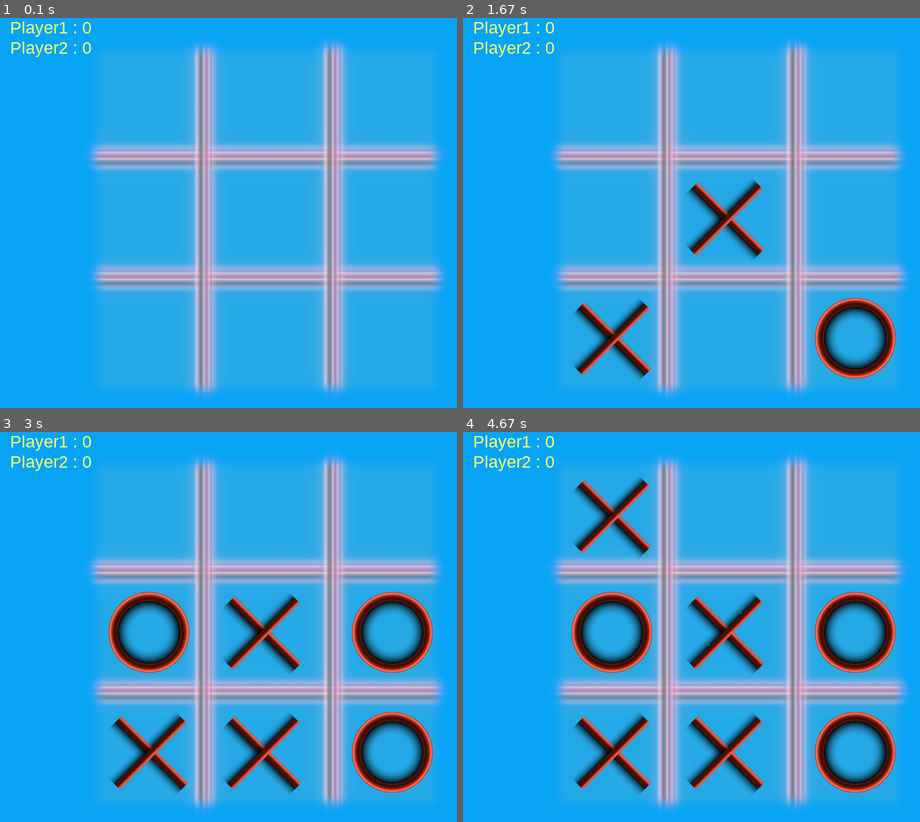
Above: before the commit, frames 1-4 (two rows, left to right).
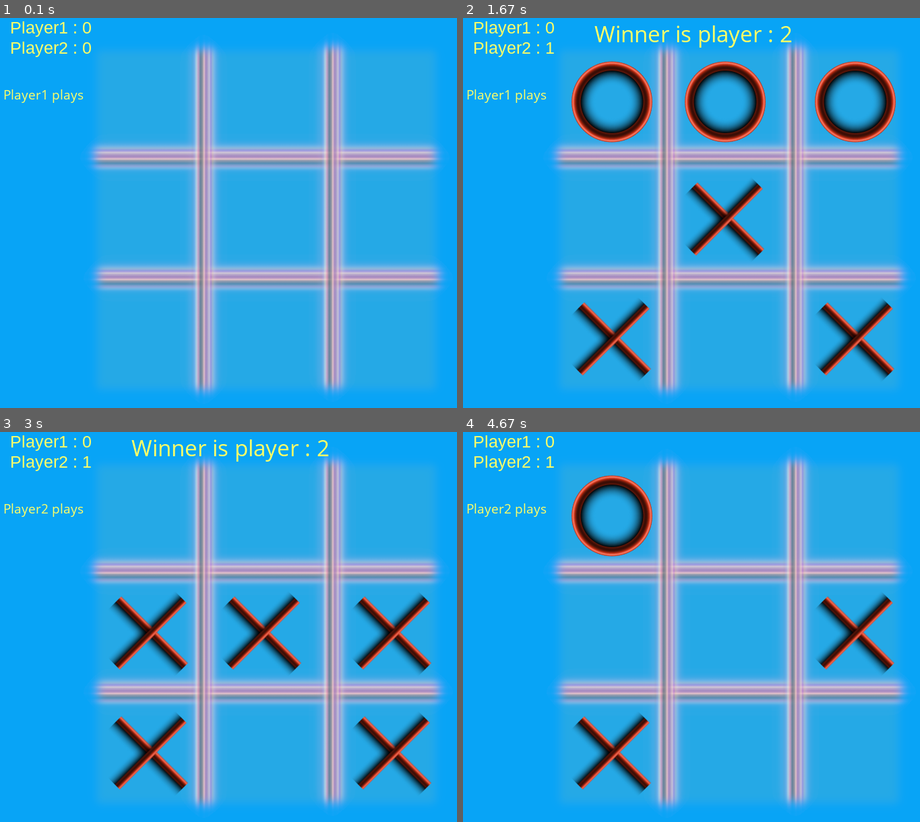
Above: after the commit, the same moments.

Repository: regismeyssonnier/PyGame
Game: pygame game, started from TicTacToe/tictac.py
Same seed, same stepped clock (60 frames per second), same inputs: the game is played once before the commit and once after it.
Inputs (mouse positions are in pixels of both pictures, inside the frame that each line leads up to):
- Up to frame 1 (0.1 s): no input
- Up to frame 2 (1.67 s): press the mouse at (732, 248) at 0.37 s; move the mouse to (664, 236) at 0.47 s; release the mouse at (600, 224) at 0.6 s; press the mouse at (851, 337) at 0.7 s; move the mouse to (865, 294) at 0.8 s; release the mouse at (883, 252) at 0.93 s; tap B at 1 s; click (627, 298) at 1.38 s
- Up to frame 3 (3 s): press the mouse at (388, 630) at 1.7 s; move the mouse to (420, 673) at 1.8 s; release the mouse at (456, 712) at 1.93 s; click (269, 751) at 2.05 s; tap U at 2.33 s; click (146, 630) at 2.72 s
- Up to frame 4 (4.67 s): click (732, 751) at 3.05 s; hold R 3.33-3.8 s; press the mouse at (609, 751) at 3.87 s; move the mouse to (618, 623) at 3.97 s; release the mouse at (627, 494) at 4.1 s; press the mouse at (609, 513) at 4.2 s; move the mouse to (641, 545) at 4.3 s; release the mouse at (668, 576) at 4.43 s; press the mouse at (851, 630) at 4.53 s; move the mouse to (874, 669) at 4.63 s

The runs differ from the first frame. In frame 1, 0.2% of the frame differs, in the area x 0-19%, y 18-22%; in frame 2, 9.9%; in frame 3, 11%; in frame 4, 13%, in the area x 0-95%, y 6-93%.

Commit message:
Add files via upload

Diff:
--- /dev/null
+++ b/TicTacToe/Boss.py
@@ -0,0 +1,75 @@
+from Player import *
+from grid import *
+import random
+
+class Boss(Player):
+
+    def __init__(self, type):
+        Player.__init__(self,type)
+
+
+
+    def compute_game(self, grid, depth, alpha, beta, minmax):
+        #grid.display()
+
+        winner = grid.analyze_grid()
+
+
+        if winner == 2:
+            return 100
+        elif winner == 1:
+            return -100
+        elif winner == 3:
+            return  0
+
+
+        score = 0
+        ind = 0
+        if minmax:
+            score = -float('inf')
+            indice = []
+            indice = grid.get_possible_move(indice)
+            for i in indice:
+
+                copy_grid = []
+                grid.get_copy(copy_grid)
+                new_grid = Grid()
+                new_grid.set_case(copy_grid)
+                new_grid.set_case_occupied(i, 2)
+
+
+                s  = self.compute_game(new_grid, depth-1, alpha, beta, not minmax)
+                if score < s:
+                    score = s
+
+                if score >= beta:
+                    return score
+                alpha = max(alpha, score)
+
+            return score
+
+        else:
+            score = float('inf')
+            indice = []
+            indice = grid.get_possible_move(indice)
+            for i in indice:
+
+                copy_grid = []
+                grid.get_copy(copy_grid)
+                new_grid = Grid()
+                new_grid.set_case(copy_grid)
+                new_grid.set_case_occupied(i, 1)
+
+
+                s= self.compute_game(new_grid, depth-1, alpha, beta, not minmax)
+                if score > s:
+                    score = s
+
+                if score <= alpha:
+                    return score
+                beta = min(beta, score)
+
+            return score
+
+
+        return score
--- a/TicTacToe/grid.py
+++ b/TicTacToe/grid.py
@@ -4,6 +4,10 @@
 
     def __init__(self):
         self.case = [0]*9
+
+    def set_case(self, case):
+        for i in range(9):
+            self.case[i] = case[i]
 
     def get_case_occupied(self, i):
         return self.case[i]
@@ -29,6 +33,9 @@
         if self.case[2] == num and self.case[4] == num and self.case[6] == num:
             return 1
 
+        return 0
+
+
     def test_nullmatch(self):
         nullmatch = 1
         for i in range(9):
@@ -44,3 +51,130 @@
         if p2: return 2
         if nullmatch: return 3
         return -1
+
+    def get_score(self, type):
+        score = 0
+        for i in range(3):
+            c= 1
+            for j in range(3):
+                if self.case[i*3+j] == type:
+                    c*=2
+
+            score += c
+
+        for j in range(3):
+            c= 1
+            for i in range(3):
+                if self.case[i*3+j] == type:
+                    c*=2
+
+            score += c
+
+        j = 0
+        for i in range(3):
+            c = 1
+            if self.case[i*3+j] == type:
+                    c*=2
+
+            score += c
+            j+=1
+
+        j = 3
+        for i in range(3):
+            c = 1
+            if self.case[i*3+j] == type:
+                    c*=2
+
+            score += c
+            j-=1
+
+        return score
+
+    def get_score_def(self, typea):
+        score = 0
+        id = -1
+        for i in range(3):
+            c= 0
+            empty = 0
+            for j in range(3):
+                if self.case[i*3+j] == typea:
+                    empty = 1
+                    id = i*3+j
+                    c+=1
+
+            if c == 2:
+                score += 10000
+
+        for j in range(3):
+            c= 0
+            empty = 0
+
+            for i in range(3):
+
+                if self.case[i*3+j] == typea:
+                    empty = 1
+                    id = i*3+j
+                    c+=1
+
+            if c == 2:
+                score += 10000
+
+        j = 0
+        empty = 0
+        c=0
+        for i in range(3):
+
+            if self.case[i*3+j] == typea:
+                empty = 1
+                id = i*3+j
+                c+=1
+
+            j+=1
+        if c == 2:
+            score += 10000
+
+        j = 3
+        empty = 0
+        c=0
+        for i in range(3):
+
+            if self.case[i*3+j] == typea:
+                empty = 1
+                id = i*3+j
+                c+=1
+
+            j-=1
+
+        if c == 2:
+                score += 10000
+
+        return score
+
+
+    def get_copy(self, c):
+        for i in range(9):
+            c.append(self.case[i])
+
+    def get_full(self):
+        full = 1
+        for i in range(9):
+            if self.case[i] == 0:
+                full = 0
+
+        return full
+
+    def get_possible_move(self, indice):
+
+        for i in range(9):
+            if self.case[i] == 0:
+                indice.append(i)
+
+        return indice
+
+    def display(self):
+        s = ""
+        for i in range(3):
+            s=""
+            for j in range(3):
+                s += str(self.case[i*3+j])
+            print (s)
--- a/TicTacToe/tictac.py
+++ b/TicTacToe/tictac.py
@@ -7,6 +7,7 @@
 from cross import *
 from circle import *
 from Player import *
+from Boss import *
 
 pygame.init()
 
@@ -34,7 +35,7 @@
 
 font_style = pygame.font.SysFont("bahnschrift", 25)
 score_font = pygame.font.SysFont("comicsansms", 35)
-speed_font = pygame.font.SysFont("comicsansms", 100)
+speed_font = pygame.font.SysFont("comicsansms", 21)
 
 
 def display_win(num):
@@ -51,6 +52,12 @@
 	value = font_style.render("Player2 : " + str(scorep2), True, yellow)
 	screen.blit(value, [20, 30])
 
+def display_who_play(alt):
+	if alt:
+		value = speed_font.render("Player1 plays", True, yellow)
+	else:
+		value = speed_font.render("Player2 plays", True, yellow)
+	screen.blit(value, [10, 100])
 
 def gameloop():
 
@@ -63,6 +70,11 @@
 	there_is_winner = 0
 	WINNER = -1
 	scorep1 = scorep2 = 0
+	boss = True
+	start_game= True
+	first_move = 0
+
+	bosspl = Boss(2)
 
 	add_case = -1
 	cross = []
@@ -117,93 +129,178 @@
 					#case 6  154, 404 /288, 549
 					#case 7  322, 404 /484, 549
 					#case 8  515, 404 /647, 549
-					if mc[0] >= 154 and mc[0] <= 288 and mc[1] >= 53 and mc[1] <= 189:
-						if grid.get_case_occupied(0) == 0:
-							if alt:
-								grid.set_case_occupied(0, 1)
-								player1.cross.append(0)
-							else:
-								grid.set_case_occupied(0, 2)
-								player2.circle.append(0)
-							alt = not alt
-					elif mc[0] >= 322 and mc[0] <= 484 and mc[1] >= 53 and mc[1] <= 189:
-						if grid.get_case_occupied(1) == 0:
-							if alt:
-								grid.set_case_occupied(1, 1)
-								player1.cross.append(1)
-							else:
-								grid.set_case_occupied(1, 2)
-								player2.circle.append(1)
-							alt = not alt
-					elif mc[0] >= 515 and mc[0] <= 647 and mc[1] >= 53 and mc[1] <= 189:
-						if grid.get_case_occupied(2) == 0:
-							if alt:
-								grid.set_case_occupied(2, 1)
-								player1.cross.append(2)
-							else:
-								grid.set_case_occupied(2, 2)
-								player2.circle.append(2)
-							alt = not alt
-					elif mc[0] >= 154 and mc[0] <= 288 and mc[1] >= 226 and mc[1] <= 369:
-						if grid.get_case_occupied(3) == 0:
-							if alt:
-								grid.set_case_occupied(3, 1)
-								player1.cross.append(3)
-							else:
-								grid.set_case_occupied(3, 2)
-								player2.circle.append(3)
-							alt = not alt
-					elif mc[0] >= 322 and mc[0] <= 484 and mc[1] >= 226 and mc[1] <= 369:
-						if grid.get_case_occupied(4) == 0:
-							if alt:
-								grid.set_case_occupied(4, 1)
-								player1.cross.append(4)
-							else:
-								grid.set_case_occupied(4, 2)
-								player2.circle.append(4)
-							alt = not alt
-					elif mc[0] >= 515 and mc[0] <= 647 and mc[1] >= 226 and mc[1] <= 369:
-						if grid.get_case_occupied(5) == 0:
-							if alt:
-								grid.set_case_occupied(5, 1)
-								player1.cross.append(5)
-							else:
-								grid.set_case_occupied(5, 2)
-								player2.circle.append(5)
-							alt = not alt
-					elif mc[0] >= 154 and mc[0] <= 288 and mc[1] >= 404 and mc[1] <= 549:
-						if grid.get_case_occupied(6) == 0:
-							if alt:
-								grid.set_case_occupied(6, 1)
-								player1.cross.append(6)
-							else:
-								grid.set_case_occupied(6, 2)
-								player2.circle.append(6)
-							alt = not alt
-					elif mc[0] >= 322 and mc[0] <= 484 and mc[1] >= 404 and mc[1] <= 549:
-						if grid.get_case_occupied(7) == 0:
-							if alt:
-								grid.set_case_occupied(7, 1)
-								player1.cross.append(7)
-							else:
-								grid.set_case_occupied(7, 2)
-								player2.circle.append(7)
-							alt = not alt
-					elif mc[0] >= 515 and mc[0] <= 647 and mc[1] >= 404 and mc[1] <= 549:
-						if grid.get_case_occupied(8) == 0:
-							if alt:
-								grid.set_case_occupied(8, 1)
-								player1.cross.append(8)
-							else:
-								grid.set_case_occupied(8, 2)
-								player2.circle.append(8)
-							alt = not alt
+					if not boss:
+						if mc[0] >= 154 and mc[0] <= 288 and mc[1] >= 53 and mc[1] <= 189:
+							if grid.get_case_occupied(0) == 0:
+								if alt:
+									grid.set_case_occupied(0, 1)
+									player1.cross.append(0)
+									first_move = 1
+								else:
+									grid.set_case_occupied(0, 2)
+									player2.circle.append(0)
+								alt = not alt
+						elif mc[0] >= 322 and mc[0] <= 484 and mc[1] >= 53 and mc[1] <= 189:
+							if grid.get_case_occupied(1) == 0:
+								if alt:
+									grid.set_case_occupied(1, 1)
+									player1.cross.append(1)
+									first_move = 1
+								else:
+									grid.set_case_occupied(1, 2)
+									player2.circle.append(1)
+								alt = not alt
+						elif mc[0] >= 515 and mc[0] <= 647 and mc[1] >= 53 and mc[1] <= 189:
+							if grid.get_case_occupied(2) == 0:
+								if alt:
+									grid.set_case_occupied(2, 1)
+									player1.cross.append(2)
+									first_move = 1
+								else:
+									grid.set_case_occupied(2, 2)
+									player2.circle.append(2)
+								alt = not alt
+						elif mc[0] >= 154 and mc[0] <= 288 and mc[1] >= 226 and mc[1] <= 369:
+							if grid.get_case_occupied(3) == 0:
+								if alt:
+									grid.set_case_occupied(3, 1)
+									player1.cross.append(3)
+									first_move = 1
+								else:
+									grid.set_case_occupied(3, 2)
+									player2.circle.append(3)
+								alt = not alt
+						elif mc[0] >= 322 and mc[0] <= 484 and mc[1] >= 226 and mc[1] <= 369:
+							if grid.get_case_occupied(4) == 0:
+								if alt:
+									grid.set_case_occupied(4, 1)
+									player1.cross.append(4)
+									first_move = 1
+								else:
+									grid.set_case_occupied(4, 2)
+									player2.circle.append(4)
+								alt = not alt
+						elif mc[0] >= 515 and mc[0] <= 647 and mc[1] >= 226 and mc[1] <= 369:
+							if grid.get_case_occupied(5) == 0:
+								if alt:
+									grid.set_case_occupied(5, 1)
+									player1.cross.append(5)
+									first_move = 1
+								else:
+									grid.set_case_occupied(5, 2)
+									player2.circle.append(5)
+								alt = not alt
+						elif mc[0] >= 154 and mc[0] <= 288 and mc[1] >= 404 and mc[1] <= 549:
+							if grid.get_case_occupied(6) == 0:
+								if alt:
+									grid.set_case_occupied(6, 1)
+									player1.cross.append(6)
+									first_move = 1
+								else:
+									grid.set_case_occupied(6, 2)
+									player2.circle.append(6)
+								alt = not alt
+						elif mc[0] >= 322 and mc[0] <= 484 and mc[1] >= 404 and mc[1] <= 549:
+							if grid.get_case_occupied(7) == 0:
+								if alt:
+									grid.set_case_occupied(7, 1)
+									player1.cross.append(7)
+									first_move = 1
+								else:
+									grid.set_case_occupied(7, 2)
+									player2.circle.append(7)
+								alt = not alt
+						elif mc[0] >= 515 and mc[0] <= 647 and mc[1] >= 404 and mc[1] <= 549:
+							if grid.get_case_occupied(8) == 0:
+								if alt:
+									grid.set_case_occupied(8, 1)
+									player1.cross.append(8)
+									first_move = 1
+								else:
+									grid.set_case_occupied(8, 2)
+									player2.circle.append(8)
+								alt = not alt
+					else:
+						if mc[0] >= 154 and mc[0] <= 288 and mc[1] >= 53 and mc[1] <= 189:
+							if grid.get_case_occupied(0) == 0:
+								if alt:
+									grid.set_case_occupied(0, 1)
+									player1.cross.append(0)
+									first_move = 1
+
+								alt = not alt
+						elif mc[0] >= 322 and mc[0] <= 484 and mc[1] >= 53 and mc[1] <= 189:
+							if grid.get_case_occupied(1) == 0:
+								if alt:
+									grid.set_case_occupied(1, 1)
+									player1.cross.append(1)
+									first_move = 1
+
+								alt = not alt
+						elif mc[0] >= 515 and mc[0] <= 647 and mc[1] >= 53 and mc[1] <= 189:
+							if grid.get_case_occupied(2) == 0:
+								if alt:
+									grid.set_case_occupied(2, 1)
+									player1.cross.append(2)
+									first_move = 1
+
+								alt = not alt
+						elif mc[0] >= 154 and mc[0] <= 288 and mc[1] >= 226 and mc[1] <= 369:
+							if grid.get_case_occupied(3) == 0:
+								if alt:
+									grid.set_case_occupied(3, 1)
+									player1.cross.append(3)
+									first_move = 1
+
+								alt = not alt
+						elif mc[0] >= 322 and mc[0] <= 484 and mc[1] >= 226 and mc[1] <= 369:
+							if grid.get_case_occupied(4) == 0:
+								if alt:
+									grid.set_case_occupied(4, 1)
+									player1.cross.append(4)
+									first_move = 1
+
+								alt = not alt
+						elif mc[0] >= 515 and mc[0] <= 647 and mc[1] >= 226 and mc[1] <= 369:
+							if grid.get_case_occupied(5) == 0:
+								if alt:
+									grid.set_case_occupied(5, 1)
+									player1.cross.append(5)
+									first_move = 1
+
+								alt = not alt
+						elif mc[0] >= 154 and mc[0] <= 288 and mc[1] >= 404 and mc[1] <= 549:
+							if grid.get_case_occupied(6) == 0:
+								if alt:
+									grid.set_case_occupied(6, 1)
+									player1.cross.append(6)
+									first_move = 1
+
+								alt = not alt
+						elif mc[0] >= 322 and mc[0] <= 484 and mc[1] >= 404 and mc[1] <= 549:
+							if grid.get_case_occupied(7) == 0:
+								if alt:
+									grid.set_case_occupied(7, 1)
+									player1.cross.append(7)
+									first_move = 1
+
+								alt = not alt
+						elif mc[0] >= 515 and mc[0] <= 647 and mc[1] >= 404 and mc[1] <= 549:
+							if grid.get_case_occupied(8) == 0:
+								if alt:
+									grid.set_case_occupied(8, 1)
+									player1.cross.append(8)
+									first_move = 1
+
+								alt = not alt
+
+
 
 			if event.type == pygame.MOUSEBUTTONUP:
 				pass
 			if event.type == pygame.MOUSEMOTION:
 				mc = pygame.mouse.get_pos()
-				print(str(mc[0]) + " " + str(mc[1]))
+				#print(str(mc[0]) + " " + str(mc[1]))
 
 			if event.type == pygame.KEYDOWN:
 				if event.key == pygame.K_r:
@@ -211,33 +308,22 @@
 						grid = Grid()
 						player1 = Player(1)
 						player2 = Player(2)
+						bosspl = Boss(2)
 						there_is_winner = 0
 						WINNER = -1
-
+						start_game = True
+						first_move = 0
+
+				if event.key == pygame.K_b:
+					if not first_move:
+						boss = True
+				if event.key == pygame.K_u:
+					if not first_move:
+						boss = False
+
+		#print(str(boss) + ' '+ str(first_move))
 
 		screen.blit(background.get(), (0, 0))
-
-		if player1.type == 1:
-
-				for i in range(len(player1.cross)):
-					num = player1.cross[i]
-					screen.blit(cross[num].get(), (cross[num].x, cross[num].y))
-		elif player1.type == 2:
-				for i in range(len(player1.circle)):
-					num = player1.circle[i]
-					screen.blit(circle[num].get(), (circle[num].x, circle[num].y))
-
-		if player2.type == 1:
-
-				for i in range(len(player2.cross)):
-					num = player2.cross[i]
-					screen.blit(cross[num].get(), (cross[num].x, cross[num].y))
-		elif player2.type == 2:
-				for i in range(len(player2.circle)):
-					num = player2.circle[i]
-					screen.blit(circle[num].get(), (circle[num].x, circle[num].y))
-
-
 
 		winner = WINNER
 		if there_is_winner == 0:
@@ -250,10 +336,75 @@
 			WINNER = winner
 			display_win(winner)
 			there_is_winner = 1
-
-
+			first_move = 0
+
+
+		if player1.type == 1:
+
+				for i in range(len(player1.cross)):
+					num = player1.cross[i]
+					screen.blit(cross[num].get(), (cross[num].x, cross[num].y))
+		elif player1.type == 2:
+				for i in range(len(player1.circle)):
+					num = player1.circle[i]
+					screen.blit(circle[num].get(), (circle[num].x, circle[num].y))
+		if not boss:
+			if player2.type == 1:
+
+					for i in range(len(player2.cross)):
+						num = player2.cross[i]
+						screen.blit(cross[num].get(), (cross[num].x, cross[num].y))
+			elif player2.type == 2:
+					for i in range(len(player2.circle)):
+						num = player2.circle[i]
+						screen.blit(circle[num].get(), (circle[num].x, circle[num].y))
+
+		else:
+
+			if not alt and not grid.get_full() and not there_is_winner :
+
+				if not start_game:
+					#print("boss")
+					score = -float("inf")
+					ind = 0
+					for j in range(9):
+						#print(j)
+						if grid.get_case_occupied(j) == 0:
+							copy_grid = []
+							grid.get_copy(copy_grid)
+							new_grid = Grid()
+							new_grid.set_case(copy_grid)
+							new_grid.set_case_occupied(j, bosspl.type)
+							s = bosspl.compute_game(new_grid, 16, -float('inf'), float('inf'), 0)
+							if s > score:
+								score = s
+								ind = j
+
+					grid.set_case_occupied(ind, 2)
+					#print("move " + str(ind) + " score " + str(score))
+					bosspl.circle.append(ind)
+					alt = not alt
+					first_move = 1
+				else:
+					ind = random.randint(0, 8)
+					grid.set_case_occupied(ind, 2)
+					#print("move " + str(ind) + " score " + str(score))
+					bosspl.circle.append(ind)
+					alt = not alt
+					first_move = 1
+
+			for i in range(len(bosspl.circle)):
+				num = bosspl.circle[i]
+				screen.blit(circle[num].get(), (circle[num].x, circle[num].y))
+
+
+
+
+
+		start_game  =False
 
 		display_score(scorep1, scorep2)
+		display_who_play(alt)
 
 		pygame.display.flip()
 
